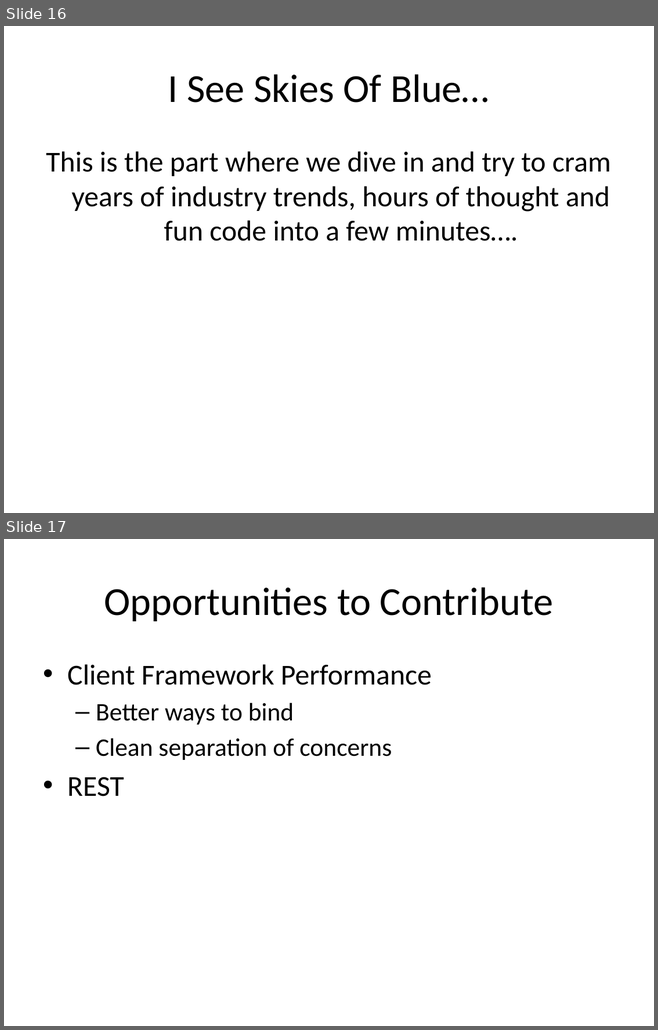
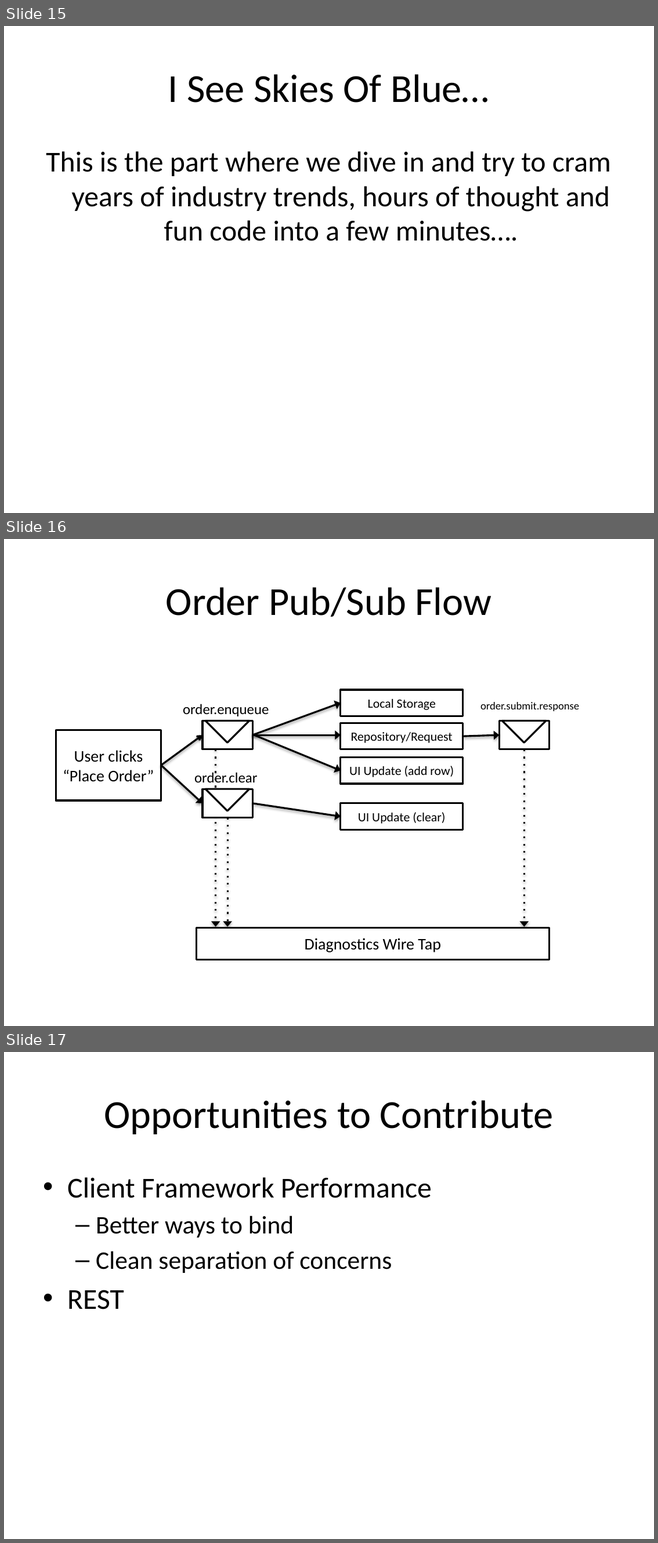
Before and after one commit to vaporworks/Devlink2011-REST-WebClient, a slide deck: PowerPoint/joint_talk_notes.pptx. Shown one above the other, each under a label of ours: slides 16 and 17 before the commit, slides 15, 16 and 17 after it. The pictures are 658x1030 and 658x1543 pixels, drawn with LibreOffice and Linux fonts; fonts in the diff are those of the drawing. Boxes give left, top, right and bottom in pixels: in the first picture for what was removed or moved away, otherwise in the second. Text is boxed around its words. In the diff, an @@ line names an element or a change of style, - is before the commit and + after.

```diff
--- a/PowerPoint/joint_talk_notes.pptx
+++ b/PowerPoint/joint_talk_notes.pptx
@@ slide 16 added at bbox=[4, 539, 654, 1026], background #FFFFFF @@
@@ title added at bbox=[166, 587, 492, 617], 44 pt, text #000000 @@
+Order Pub/Sub Flow
@@ rectangle added at bbox=[340, 690, 463, 716], fill #FFFFFF, outline #000000 2 pt, 14 pt, text #000000 @@
+Local Storage
@@ text added at bbox=[183, 704, 268, 716], 16 pt, text #000000 @@
+order.enqueue
@@ right triangle added at bbox=[205, 699, 249, 743], fill #FFFFFF, outline #000000 2 pt @@
@@ arrow added from (252, 735) to (340, 703), #000000 2 pt @@
@@ text added at bbox=[480, 702, 579, 711], 12 pt, text #000000 @@
+order.submit.response
@@ right triangle added at bbox=[502, 699, 546, 743], fill #FFFFFF, outline #000000 2 pt @@
@@ rectangle added at bbox=[56, 730, 161, 801], fill #FFFFFF, outline #000000 2 pt, 18 pt, text #000000 @@
+User clicks “Place Order”
@@ rectangle added at bbox=[202, 721, 252, 750], fill #FFFFFF, outline #000000 2 pt @@
@@ rectangle added at bbox=[340, 723, 463, 750], fill #FFFFFF, outline #000000 2 pt, 14 pt, text #000000 @@
+Repository/Request
@@ rectangle added at bbox=[499, 721, 549, 750], fill #FFFFFF, outline #000000 2 pt @@
@@ arrow added from (161, 765) to (202, 735), #000000 2 pt @@
@@ arrow added from (252, 735) to (340, 735), #000000 2 pt @@
@@ arrow added from (253, 734) to (340, 770), #000000 2 pt @@
@@ arrow added from (463, 736) to (499, 735), #000000 2 pt @@
@@ arrow added from (216, 750) to (216, 927), #000000 2 pt dashed @@
@@ rectangle added at bbox=[340, 757, 463, 784], fill #FFFFFF, outline #000000 2 pt, 14 pt, text #000000 @@
+UI Update (add row)
@@ arrow added from (524, 750) to (524, 927), #000000 2 pt dashed @@
@@ arrow added from (161, 765) to (202, 803), #000000 2 pt @@
@@ text added at bbox=[194, 771, 257, 786], 16 pt, text #000000 @@
+order.clear
@@ right triangle added at bbox=[205, 767, 249, 811], fill #FFFFFF, outline #000000 2 pt @@
@@ rectangle added at bbox=[202, 789, 252, 817], fill #FFFFFF, outline #000000 2 pt @@
@@ arrow added from (252, 803) to (340, 816), #000000 2 pt @@
@@ rectangle added at bbox=[340, 803, 463, 830], fill #FFFFFF, outline #000000 2 pt, 14 pt, text #000000 @@
+UI Update (clear)
@@ arrow added from (227, 817) to (227, 927), #000000 2 pt dashed @@
@@ rectangle added at bbox=[197, 928, 549, 959], fill #FFFFFF, outline #000000 2 pt, 18 pt, text #000000 @@
+Diagnostics Wire Tap
@@ what was slide 16 is now slide 15 @@
```
Also in this commit, not shown: 4 slides changed, 1 slide removed.
